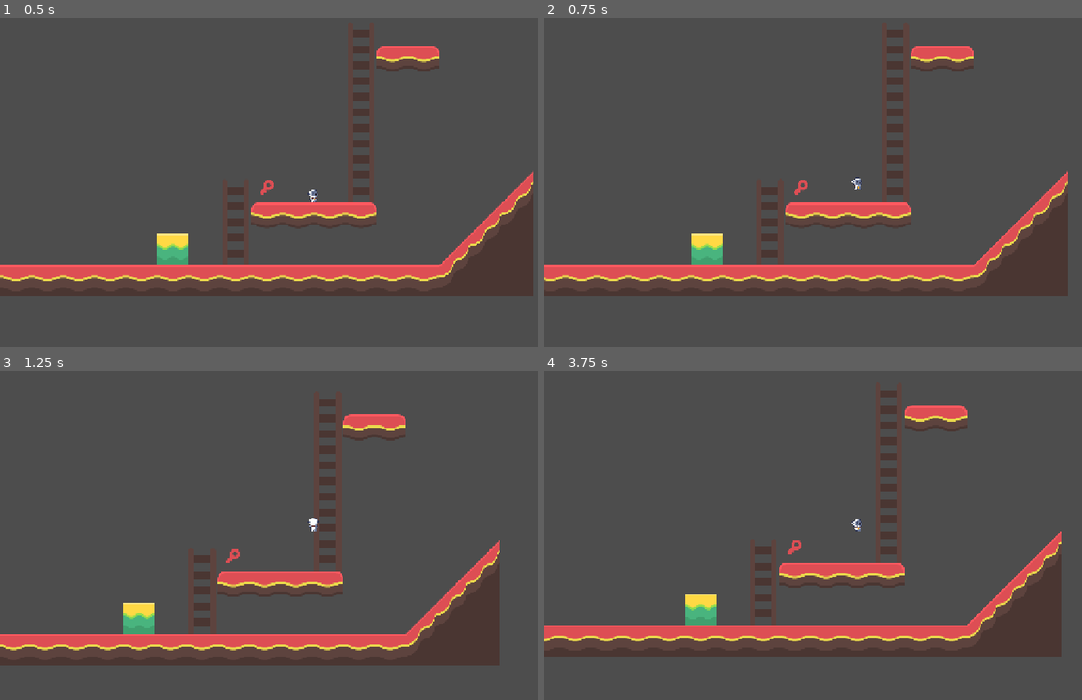
Above: before the commit, frames 1-4 (two rows, left to right).
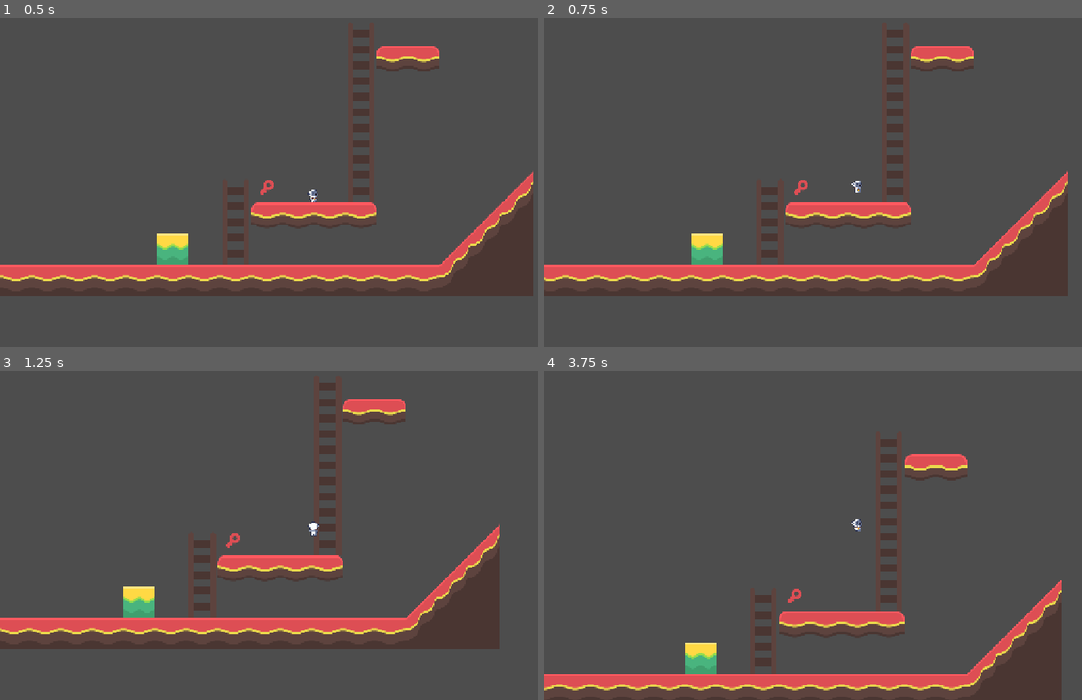
Above: after the commit, the same moments.

Repository: Fantasiel/GameJam25
Game: Godot game, scene res://scenes/levels/test.tscn
Two runs of this game, one before a commit and one after it. Both use one fixed random seed, a clock stepped at 60 frames per second and the inputs below.
Inputs:
- Up to frame 1 (0.5 s): no input
- Up to frame 2 (0.75 s): hold Right (move_right) from 0.53 s (still down); tap Space (jump) at 0.6 s
- Up to frame 3 (1.25 s): keep holding Right (move_right); tap Space (jump) at 0.77, 1.07 s
- Up to frame 4 (3.75 s): tap Delete (die) at 1.35 s; tap Space (jump) at 1.52, 1.55, 1.82, 2.3, 3.02, 3.05, 3.32, 3.6 s; release Right (move_right) at 2.03 s; hold Left (move_left) 2.03-2.78 s; tap F (interact) at 2.1 s; hold Right (move_right) from 2.78 s (still down); tap Ctrl (replay) at 2.85 s

Frame 1 is identical in both runs. In frame 2, less than 0.1% of the frame differs, in the area x 57-60%, y 48-54%; in frame 3, 15%; in frame 4, 19%, in the area x 0-97%, y 5-100%.

Commit message:
Add charged jump

Diff:
--- a/scenes/cat/cat.gd
+++ b/scenes/cat/cat.gd
@@ -1,7 +1,10 @@
 extends CharacterBody2D
 
 const SPEED = 100.0
-const JUMP_VELOCITY = -400.0
+const JUMP_VELOCITY = -300.0
+const JUMP_VELOCITY_FACTOR_BEGIN = 1.0; # jump strength at the begin of charging
+const JUMP_VELOCITY_FACTOR_END = 3.0; # jump strength at the end of charging
+const JUMP_VELOCITY_CHARGE_DURATION = 2.0 * 1000.0; # time in ms it takes to charge the jump
 const CLIMB_SPEED = 70
 
 # TODO: maybe need onready for $LadderRayCast2D and $AnimatedSprite2D
@@ -17,6 +20,7 @@
 var replay_pressed = {} # remembers which action is pressed during replay
 var replay_start_position = Vector2.ZERO
 var replay_end_position = Vector2.ZERO
+var jump_charge_timestamp = null;
 
 var actions_to_record = ["move_left", "move_right", "move_up", "move_down", "jump"]
 
@@ -50,8 +54,13 @@
 		velocity += get_gravity() * delta
 
 	# handle jump
-	if _get_input("released", "jump") and is_on_floor():
-		velocity.y = JUMP_VELOCITY
+	if is_on_floor():
+		if _get_input("just_pressed", "jump"):
+			jump_charge_timestamp = Time.get_ticks_msec();
+		if _get_input("released", "jump"):
+			var charge_ratio = clamp((Time.get_ticks_msec() - jump_charge_timestamp) / JUMP_VELOCITY_CHARGE_DURATION, 0.0, 1.0)
+			var jump_factor = (1.0 - charge_ratio) * JUMP_VELOCITY_FACTOR_BEGIN + charge_ratio * JUMP_VELOCITY_FACTOR_END
+			velocity.y = JUMP_VELOCITY * jump_factor;
 
 	# handle ladder
 	# not_on_floor+action check so that movement changes are not affected while still on floor
@@ -153,7 +162,9 @@
 func _get_input(type, action):
 	# if we are recording, we return the real input
 	if do_record:
-		if type == "pressed":
+		if type == "just_pressed":
+			return Input.is_action_just_pressed(action);
+		elif type == "pressed":
 			return Input.is_action_pressed(action)
 		elif type == "released":
 			return Input.is_action_just_released(action)
